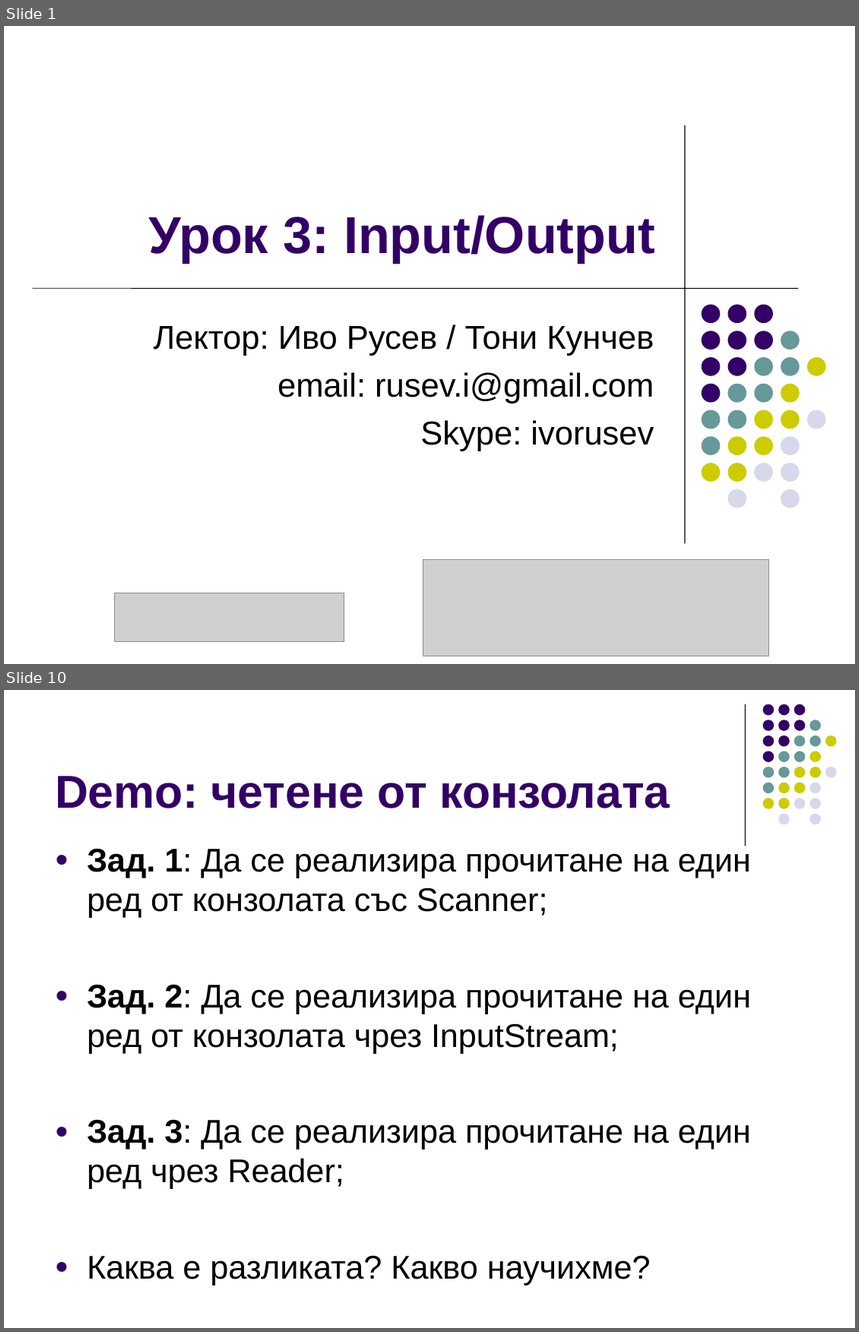
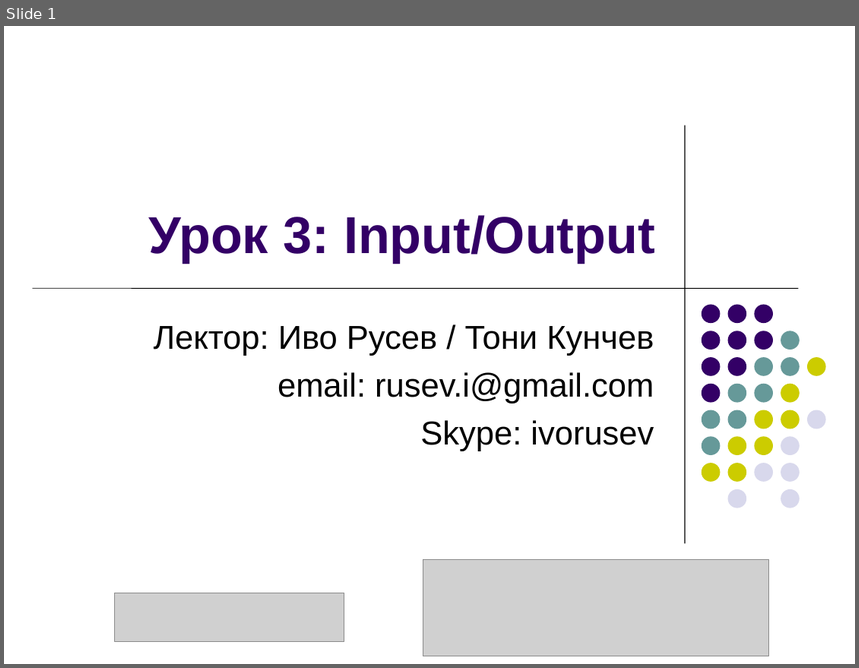
Before and after one commit to ivorusev/startup-factory-java-course, a slide deck: slides/5-Serialization+Maven.ppt. Shown one above the other, each under a label of ours: slides 1 and 10 before the commit, slide 1 after it; the slides between them are not shown. The pictures are 859x1332 and 859x668 pixels, drawn with LibreOffice and Linux fonts; fonts in the diff are those of the drawing; grey boxes stand for pictures. Boxes give left, top, right and bottom in pixels: in the first picture for what was removed or moved away, otherwise in the second. Text is boxed around its words. In the diff, an @@ line names an element or a change of style, - is before the commit and + after.

```diff
--- a/slides/5-Serialization+Maven.ppt
+++ b/slides/5-Serialization+Maven.ppt
@@ slide 10 removed at box(4, 690, 855, 1328), background #FFFFFF @@
@@ line removed from (746, 704) to (746, 846) @@
@@ title removed at box(55, 776, 671, 809) @@
-Demo: четене от конзолата
@@ group removed at box(763, 704, 836, 825): 31 ellipses @@
@@ text removed at box(87, 845, 751, 1286) @@
-● Зад. 1: Да се реализира прочитане на един ред от конзолата със Scanner;
-● Зад. 2: Да се реализира прочитане на един ред от конзолата чрез InputStream;
-● Зад. 3: Да се реализира прочитане на един ред чрез Reader;
-● Каква е разликата? Какво научихме?
```
Also in this commit, not shown: 3 slides changed, 6 slides added, 8 other slides removed, 1 other file.
